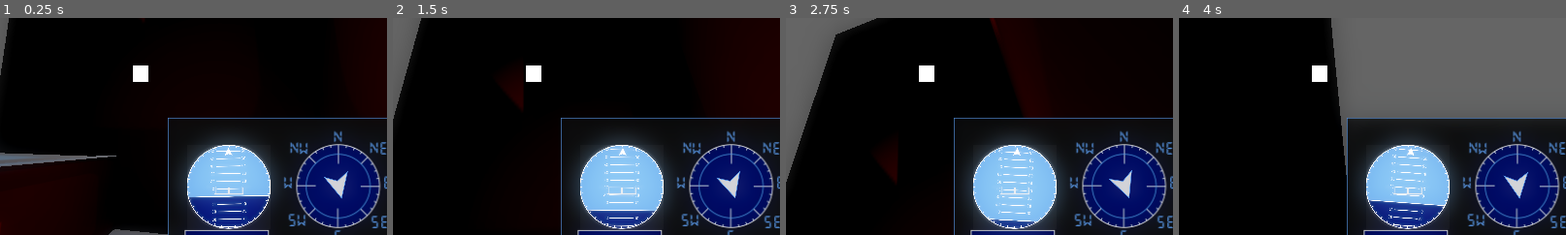
Above: before the commit, frames 1-4 (left to right).
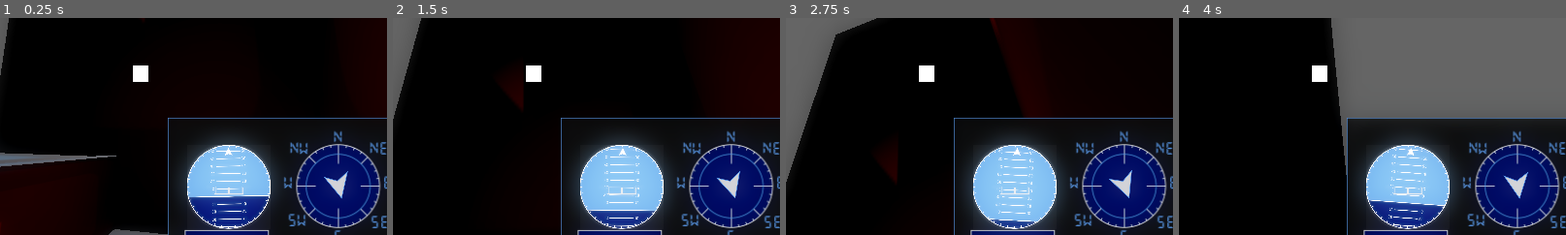
Above: after the commit, the same moments.

Repository: LitheFulminare/Abyssal-Cleaner
Game: Godot game, scene res://Prototyping/Test scene.tscn
Same seed, same stepped clock (60 frames per second), same inputs: the game is played once before the commit and once after it. The engine's default icon, where the game draws it, is replaced by a stand-in: a white triangle on a blue panel in a dark square.
Inputs (mouse positions are % of the whole screen's width and height, from its top left):
- Up to frame 1 (0.25 s): no input
- Up to frame 2 (1.5 s): move the mouse to (72, 45) at 0.52 s; hold D (Right) 0.53-1.28 s; move the mouse to (30, 55) at 1.27 s; hold S (Backwards) from 1.28 s (still down)
- Up to frame 3 (2.75 s): move the mouse to (60, 28) at 2.02 s; release S (Backwards) at 2.03 s; hold D (Right) from 2.03 s (still down)
- Up to frame 4 (4 s): move the mouse to (45, 70) at 2.77 s; release D (Right) at 2.78 s; hold W (Forward) 2.78-3.53 s; move the mouse to (80, 65) at 3.52 s; hold A (Left) from 3.53 s (still down)
The pictures show only the part of the screen within x 32-82%, y 37-87%; the shares and areas given below are measured in that part.

The runs differ from the first frame. In frame 1, 0.1% of the frame differs, in the area x 76-98%, y 76-97%; in frame 2, 0.1%; in frame 3, 0.1%; in frame 4, 0.1%.

Commit message:
right screen ajustment

Diff:
--- a/abyssal-cleaner-3d/Assets/Screens/Orientation/orientation_screen.tscn
+++ b/abyssal-cleaner-3d/Assets/Screens/Orientation/orientation_screen.tscn
@@ -32,7 +32,7 @@
 heading_label = NodePath("Numbers/Heading")
 
 [node name="Player Arrow" type="Sprite3D" parent="." unique_id=828074123]
-transform = Transform3D(-8.742278e-08, -2, 0, 2, -8.742278e-08, 0, 0, 0, 2, 0.047888517, 1.2023814, 0.024477601)
+transform = Transform3D(2, 0, 0, 0, 2, 0, 0, 0, 2, 0.047888517, 1.2023814, 0.024477601)
 render_priority = 1
 texture = ExtResource("2_3khgn")
 
Binary file changed: abyssal-cleaner-3d/Assets/Screens/Orientation/Right Screen.png
